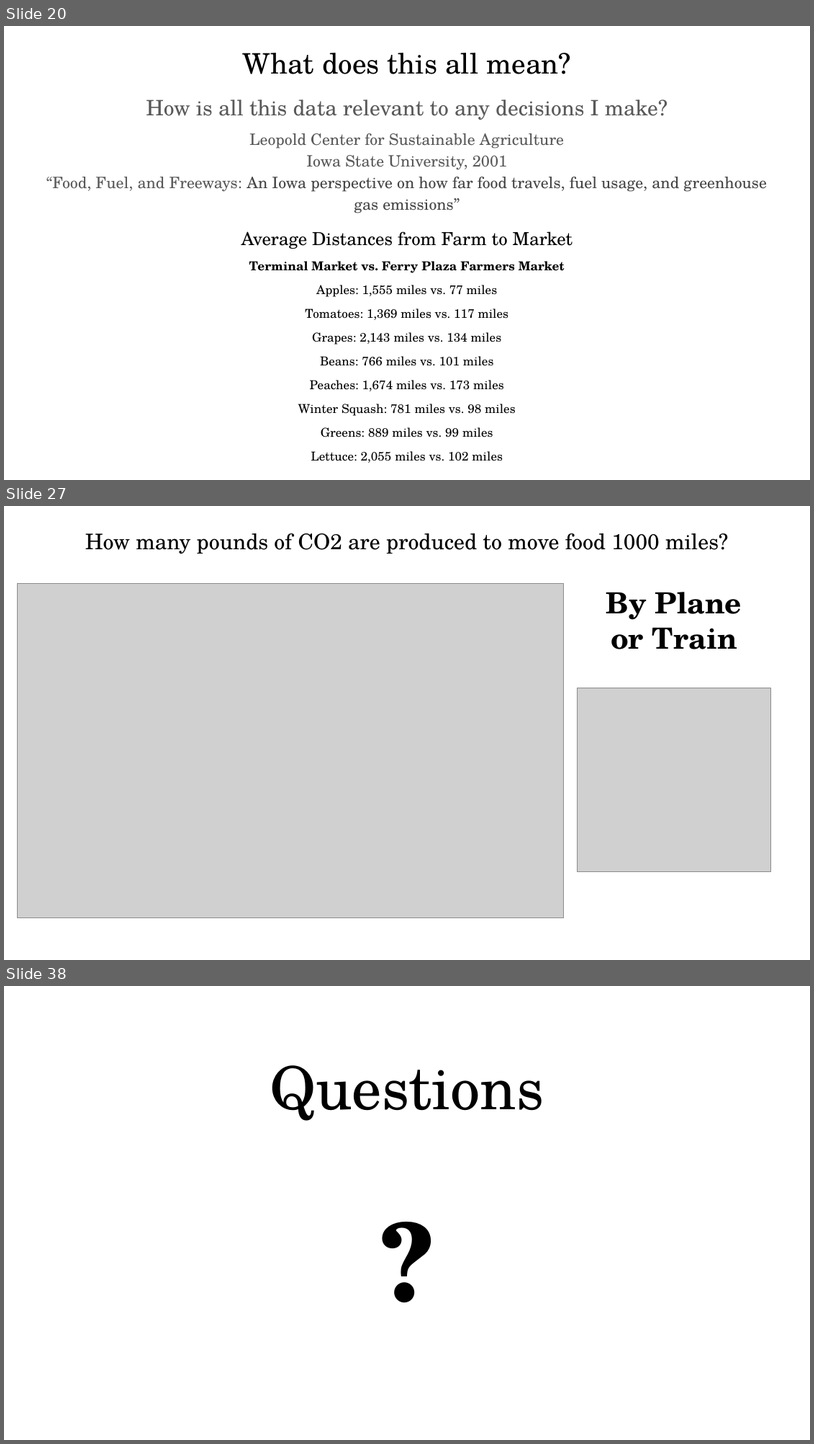
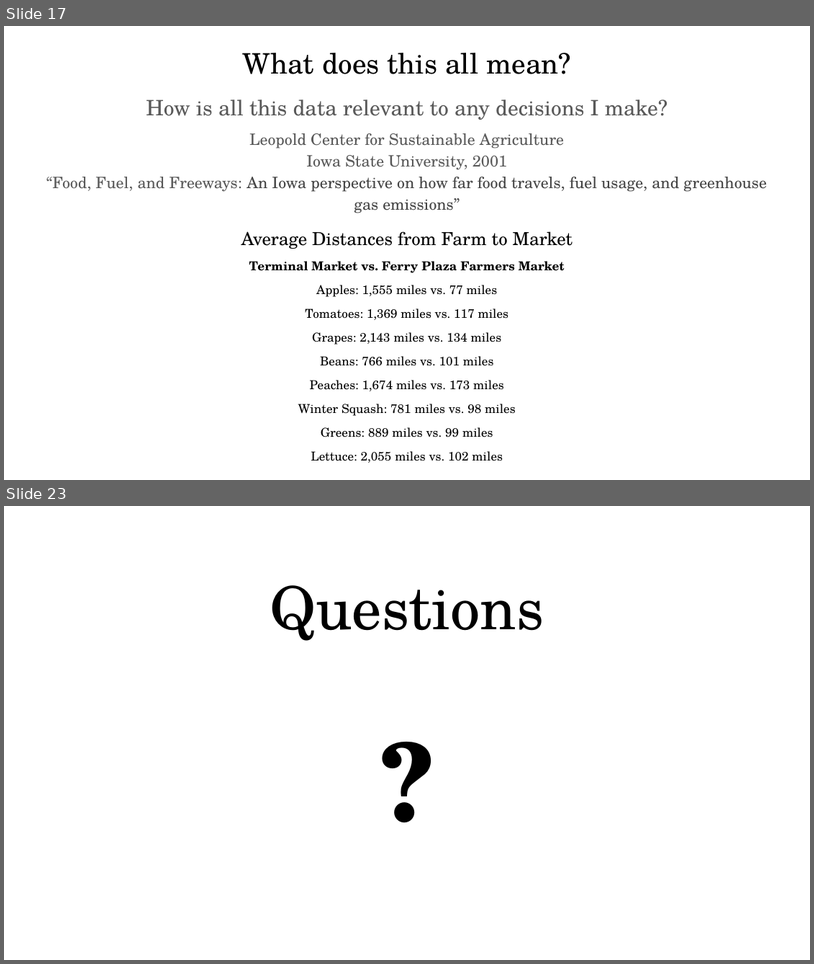
Before and after one commit to Rhunsilval/capstone, a slide deck: Presentation/The Cost of Moving Food - capstone.pptx. Shown one above the other, each under a label of ours: slides 20, 27 and 38 before the commit, slides 17 and 23 after it; the slides between them are not shown. The pictures are 814x1444 and 814x964 pixels, drawn with LibreOffice and Linux fonts; fonts in the diff are those of the drawing; grey boxes stand for pictures. Boxes give left, top, right and bottom in pixels: in the first picture for what was removed or moved away, otherwise in the second. Text is boxed around its words. In the diff, an @@ line names an element or a change of style, - is before the commit and + after.

```diff
--- a/Presentation/The Cost of Moving Food - capstone.pptx
+++ b/Presentation/The Cost of Moving Food - capstone.pptx
@@ slide 27 removed at (x1=4, y1=506, x2=810, y2=960), background #FFFFFF @@
@@ title removed at (x1=85, y1=533, x2=728, y2=554) @@
-How many pounds of CO2 are produced to move food 1000 miles?
@@ picture removed at (x1=18, y1=584, x2=564, y2=917) @@
@@ text removed at (x1=607, y1=592, x2=743, y2=649) @@
-By Plane or Train
@@ picture removed at (x1=577, y1=687, x2=772, y2=871) @@
@@ what was slide 20 is now slide 17 @@
@@ what was slide 38 is now slide 23 @@
```
Also in this commit, not shown: 11 slides changed, 1 slide added, 15 other slides removed, 3 other files.
